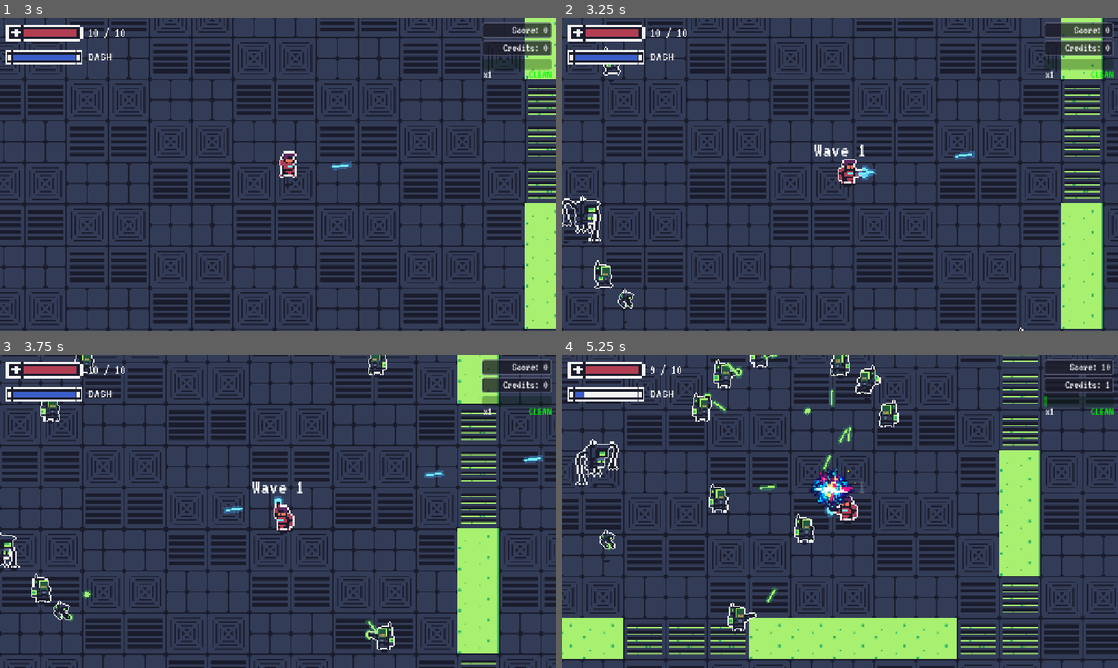
Above: before the commit, frames 1-4 (two rows, left to right).
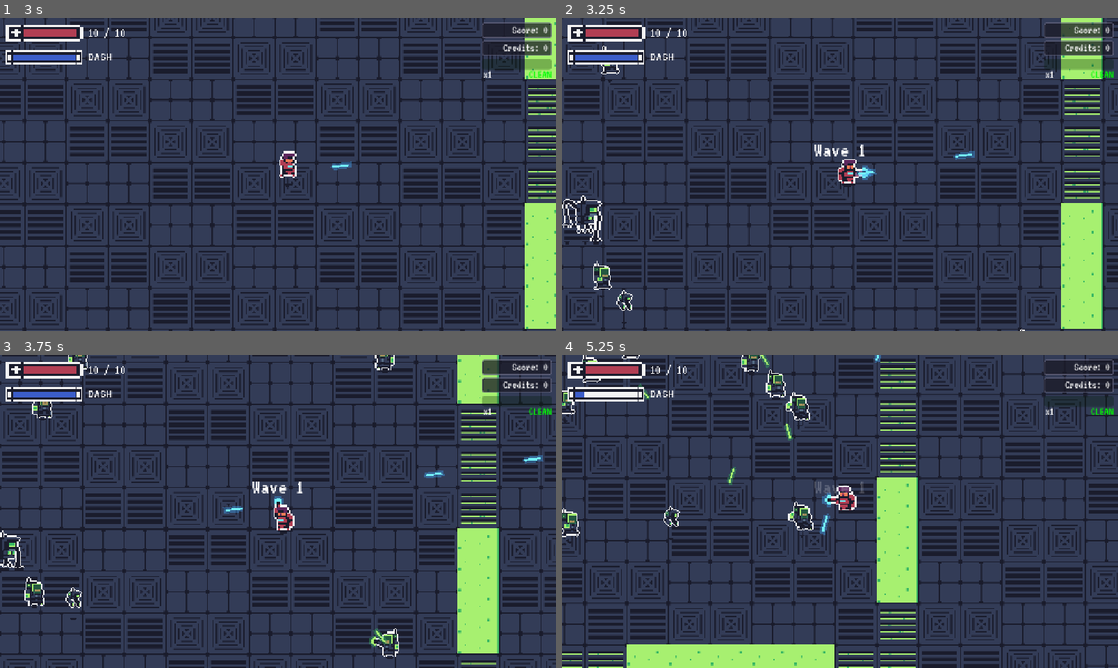
Above: after the commit, the same moments.

Repository: Gubari/ScreenRot
Game: Godot game, scene res://scenes/game.tscn
Two runs of this game, one before a commit and one after it. Both use one fixed random seed, a clock stepped at 60 frames per second and the inputs below. This scene is started directly instead of the project's main scene.
Inputs (mouse positions are in pixels of both pictures, inside the frame that each line leads up to):
- Up to frame 1 (3 s): click ">" at 0.5 s; click "<" at 1.25 s; click "X" at 2 s; tap Enter at 2.75 s; move the mouse to (400, 158) at 2.77 s; press the mouse at (400, 158) at 2.78 s; hold D (move_right) from 2.78 s (still down); tap Space (defrag) at 2.85 s
- Up to frame 2 (3.25 s): keep holding D (move_right)
- Up to frame 3 (3.75 s): move the mouse to (166, 527) at 3.52 s; release D (move_right) at 3.53 s; release the mouse at (166, 527) at 3.53 s; hold S (move_down) from 3.53 s (still down); click (166, 527) at 3.6 s
- Up to frame 4 (5.25 s): tap Space (defrag) at 3.8, 5.1 s; move the mouse to (895, 442) at 4.27 s; release S (move_down) at 4.28 s; press the mouse at (895, 442) at 4.28 s; hold D (move_right) 4.28-5.03 s; tap Shift (dash) at 4.35 s; move the mouse to (812, 574) at 5.02 s; release the mouse at (812, 574) at 5.03 s; hold W (move_up) from 5.03 s (still down); click (812, 574) at 5.17 s

Frame 1 is identical in both runs. In frame 2, 0.7% of the frame differs, in the area x 0-84%, y 2-100%; in frame 3, 1.8%; in frame 4, 50%, in the area x 0-100%, y 0-100%.

Commit message:
Popravljen debris i muhe.

Diff:
--- a/project.godot
+++ b/project.godot
@@ -81,6 +81,7 @@
 2d_physics/layer_2="enemies"
 2d_physics/layer_3="player_bullets"
 2d_physics/layer_4="enemy_bullets"
+2d_physics/layer_5="terrain"
 
 [rendering]
 
--- a/scenes/enemies/bit_bug.tscn
+++ b/scenes/enemies/bit_bug.tscn
@@ -165,27 +165,29 @@
 texture_filter = 1
 scale = Vector2(1.9155378, 1.9155378)
 collision_layer = 2
-collision_mask = 2
+collision_mask = 3
 script = ExtResource("1_script")
+shoot_range = 330.0
+keep_distance = 250.0
+retreat_clearance_px = 50.0
 max_hp = 2
-move_speed = 300.0
+move_speed = 280.0
 enemy_type = "bit_bug"
 
 [node name="Sprite" type="AnimatedSprite2D" parent="." unique_id=1756659708]
 texture_filter = 1
 scale = Vector2(0.455, 0.455)
 sprite_frames = SubResource("SpriteFrames_main")
-animation = &"idle"
+animation = &"shoot"
 autoplay = "walk"
-frame_progress = 0.2679644
+frame = 3
+frame_progress = 1.0
 
 [node name="CollisionShape2D" type="CollisionShape2D" parent="." unique_id=1070842280]
-visible = false
 position = Vector2(0, -5)
 shape = SubResource("CircleShape2D_body")
 
 [node name="Hitbox" type="Area2D" parent="." unique_id=1610743551]
-visible = false
 collision_layer = 2
 
 [node name="HitboxShape" type="CollisionShape2D" parent="Hitbox" unique_id=986168555]
--- a/scenes/enemies/bloatware_boss.tscn
+++ b/scenes/enemies/bloatware_boss.tscn
@@ -268,7 +268,7 @@
 texture_filter = 1
 scale = Vector2(1.9163929, 1.9523907)
 collision_layer = 2
-collision_mask = 2
+collision_mask = 18
 script = ExtResource("1_boss")
 bullet_damage = 2
 p1_shrink_rate = 4.0
--- a/scenes/enemies/pixel_grunt.tscn
+++ b/scenes/enemies/pixel_grunt.tscn
@@ -169,11 +169,10 @@
 texture_filter = 1
 scale = Vector2(1.8400004, 1.8400004)
 collision_layer = 2
-collision_mask = 2
+collision_mask = 18
 script = ExtResource("1_script")
-shoot_range = 400.0
 max_hp = 3
-move_speed = 210.0
+move_speed = 180.0
 
 [node name="Sprite" type="AnimatedSprite2D" parent="." unique_id=189877093]
 texture_filter = 1
--- a/scenes/enemies/static_walker.tscn
+++ b/scenes/enemies/static_walker.tscn
@@ -49,11 +49,11 @@
 texture_filter = 1
 scale = Vector2(2.2427084, 2.24)
 collision_layer = 2
-collision_mask = 2
+collision_mask = 18
 script = ExtResource("1_walker")
 zig_zag_interval = 0.5
-max_hp = 6
-move_speed = 100.0
+max_hp = 9
+move_speed = 120.0
 score_value = 20
 enemy_type = "static_walker"
 
--- a/scenes/enemies/toxic_fly.tscn
+++ b/scenes/enemies/toxic_fly.tscn
@@ -48,7 +48,7 @@
 [node name="ToxicFly" type="CharacterBody2D" unique_id=152338781]
 scale = Vector2(1.7200003, 1.7200003)
 collision_layer = 2
-collision_mask = 2
+collision_mask = 3
 script = ExtResource("1_fly")
 move_speed = 350.0
 
--- a/scenes/enemies/toxic_fly_egg.tscn
+++ b/scenes/enemies/toxic_fly_egg.tscn
@@ -110,7 +110,7 @@
 [node name="ToxicFlyEgg" type="CharacterBody2D" unique_id=1179409325]
 scale = Vector2(2.16, 2.16)
 collision_layer = 2
-collision_mask = 2
+collision_mask = 18
 script = ExtResource("1_egg")
 
 [node name="Sprite" type="AnimatedSprite2D" parent="." unique_id=1956229847]
--- a/scenes/player/player.tscn
+++ b/scenes/player/player.tscn
@@ -277,7 +277,7 @@
 [node name="Player" type="CharacterBody2D" unique_id=1085202173]
 texture_filter = 1
 scale = Vector2(1.5999995, 1.5999995)
-collision_mask = 2
+collision_mask = 18
 script = ExtResource("1_player")
 fire_rate = 0.3
 bullet_damage = 2
--- a/scenes/player/player_blue.tscn
+++ b/scenes/player/player_blue.tscn
@@ -277,7 +277,7 @@
 [node name="Player" type="CharacterBody2D" unique_id=1085202173]
 texture_filter = 1
 scale = Vector2(1.5999995, 1.5999995)
-collision_mask = 2
+collision_mask = 18
 script = ExtResource("1_player")
 fire_rate = 0.3
 bullet_damage = 2
--- a/scenes/player/player_green.tscn
+++ b/scenes/player/player_green.tscn
@@ -277,7 +277,7 @@
 [node name="Player" type="CharacterBody2D" unique_id=1085202173]
 texture_filter = 1
 scale = Vector2(1.5999995, 1.5999995)
-collision_mask = 2
+collision_mask = 18
 script = ExtResource("1_player")
 fire_rate = 0.3
 bullet_damage = 2
--- a/scenes/player/player_grey.tscn
+++ b/scenes/player/player_grey.tscn
@@ -277,7 +277,7 @@
 [node name="Player" type="CharacterBody2D" unique_id=1085202173]
 texture_filter = 1
 scale = Vector2(1.5999995, 1.5999995)
-collision_mask = 2
+collision_mask = 18
 script = ExtResource("1_player")
 fire_rate = 0.3
 bullet_damage = 2
--- a/scenes/player/player_heavy.tscn
+++ b/scenes/player/player_heavy.tscn
@@ -277,7 +277,7 @@
 [node name="Player" type="CharacterBody2D" unique_id=1079312927]
 texture_filter = 1
 scale = Vector2(1.36, 1.36)
-collision_mask = 2
+collision_mask = 18
 script = ExtResource("1_player")
 move_speed = 200.0
 fire_rate = 0.7
--- a/scenes/player/player_heavy_blue.tscn
+++ b/scenes/player/player_heavy_blue.tscn
@@ -277,7 +277,7 @@
 [node name="Player" type="CharacterBody2D" unique_id=1079312927]
 texture_filter = 1
 scale = Vector2(1.36, 1.36)
-collision_mask = 2
+collision_mask = 18
 script = ExtResource("1_player")
 move_speed = 200.0
 fire_rate = 0.7
--- a/scenes/player/player_heavy_green.tscn
+++ b/scenes/player/player_heavy_green.tscn
@@ -277,7 +277,7 @@
 [node name="Player" type="CharacterBody2D" unique_id=1079312927]
 texture_filter = 1
 scale = Vector2(1.36, 1.36)
-collision_mask = 2
+collision_mask = 18
 script = ExtResource("1_player")
 move_speed = 200.0
 fire_rate = 0.7
--- a/scenes/player/player_heavy_grey.tscn
+++ b/scenes/player/player_heavy_grey.tscn
@@ -277,7 +277,7 @@
 [node name="Player" type="CharacterBody2D" unique_id=1079312927]
 texture_filter = 1
 scale = Vector2(1.36, 1.36)
-collision_mask = 2
+collision_mask = 18
 script = ExtResource("1_player")
 move_speed = 200.0
 fire_rate = 0.7
--- a/scripts/effects/debris_overlay.gd
+++ b/scripts/effects/debris_overlay.gd
@@ -5,6 +5,13 @@
 ## Pixel size of one debris piece on screen (matches _spawn_glitch_block scaling).
 ## Base 80; +120% (tj. 220% od baze) = 80 * 2.2.
 @export var block_size: int = 110
+## Nasumični pomeraj oko mesta ubistva da se više komada ne talože potpuno isto (0 / max<=min = isključeno).
+@export var debris_spread_min_px: float = 10.0
+@export var debris_spread_max_px: float = 64.0
+## Deo površine komada koji mora da bude u viewport-u; ispod toga minimalno vučemo ka ivici ekrana (ne ka centru), pa ceo unutra.
+@export var debris_viewport_min_fraction: float = 0.5
+## Korak za probne pozicije oko ubistva (popunjavanje praznog grid-a); obično tracker_cell_size ili ~polovina block_size.
+@export var debris_place_search_step_px: float = 0.0
 ## Grid cell size in pixels for coverage tracking (smaller = more accurate, slightly more work).
 @export var tracker_cell_size: int = 16
 @export var glitch_anim_texture_path: String = "res://scenes/effects/glitch_animation.png"
@@ -107,8 +114,9 @@
 func add_debris(world_pos: Vector2, _enemy_type: String) -> void:
 	# Convert world position to screen position (CanvasLayer uses screen coords)
 	var screen_pos := _world_to_screen(world_pos)
-	_spawn_glitch_block(screen_pos)
-	_mark_debris_coverage(screen_pos)
+	var placed := _spread_debris_screen_pos(screen_pos)
+	_spawn_glitch_block(placed)
+	_mark_debris_coverage(placed)
 	debris_changed.emit(debris_percent)
 
 func _world_to_screen(world_pos: Vector2) -> Vector2:
@@ -117,6 +125,139 @@
 		var vp_size := get_viewport().get_visible_rect().size
 		return world_pos - camera.global_position + vp_size / 2.0
 	return world_pos
+
+
+func _debris_rect_at_center(center: Vector2) -> Rect2:
+	var half := float(block_size) * 0.5
+	return Rect2(center.x - half, center.y - half, float(block_size), float(block_size))
+
+
+func _debris_viewport_overlap_fraction(center: Vector2, view: Rect2) -> float:
+	var inter := _debris_rect_at_center(center).intersection(view)
+	if inter.size.x <= 0.0 or inter.size.y <= 0.0:
+		return 0.0
+	var total := float(block_size * block_size)
+	return (inter.size.x * inter.size.y) / total
+
+
+func _rect_closest_point(rect: Rect2, p: Vector2) -> Vector2:
+	var ax := clampf(p.x, rect.position.x, rect.position.x + rect.size.x)
+	var ay := clampf(p.y, rect.position.y, rect.position.y + rect.size.y)
+	return Vector2(ax, ay)
+
+
+func _count_empty_cells_under_debris_center(center: Vector2) -> int:
+	if _grid_cols < 1 or _grid_rows < 1:
+		return 0
+	var half := float(block_size) * 0.5
+	var r := Rect2(center.x - half, center.y - half, float(block_size), float(block_size))
+	var cs := float(maxi(tracker_cell_size, 1))
+	var x0: int = clampi(int(floor(r.position.x / cs)), 0, _grid_cols - 1)
+	var y0: int = clampi(int(floor(r.position.y / cs)), 0, _grid_rows - 1)
+	var x1: int = clampi(int(floor((r.position.x + r.size.x - 0.001) / cs)), 0, _grid_cols - 1)
+	var y1: int = clampi(int(floor((r.position.y + r.size.y - 0.001) / cs)), 0, _grid_rows - 1)
+	var n: int = 0
+	for gy in range(y0, y1 + 1):
+		var row_off: int = gy * _grid_cols
+		for gx in range(x0, x1 + 1):
+			if _grid[row_off + gx] == 0:
+				n += 1
+	return n
+
+
+func _clamp_debris_center_fully_inside(p: Vector2, view: Rect2, edge_margin: float) -> Vector2:
+	var half := float(block_size) * 0.5
+	var min_x := view.position.x + half + edge_margin
+	var max_x := view.position.x + view.size.x - half - edge_margin
+	var min_y := view.position.y + half + edge_margin
+	var max_y := view.position.y + view.size.y - half - edge_margin
+	var out := p
+	if max_x >= min_x:
+		out.x = clampf(out.x, min_x, max_x)
+	else:
+		out.x = view.position.x + view.size.x * 0.5
+	if max_y >= min_y:
+		out.y = clampf(out.y, min_y, max_y)
+	else:
+		out.y = view.position.y + view.size.y * 0.5
+	return out
+
+
+func _minimal_fit_to_viewport(candidate: Vector2, view: Rect2) -> Vector2:
+	var need := clampf(debris_viewport_min_fraction, 0.0, 1.0)
+	if _debris_viewport_overlap_fraction(candidate, view) >= need:
+		return candidate
+	var anchor := _rect_closest_point(view, candidate)
+	const NUDGE_STEPS: int = 40
+	for i in range(1, NUDGE_STEPS + 1):
+		var t := float(i) / float(NUDGE_STEPS)
+		var p_try := candidate.lerp(anchor, t)
+		if _debris_viewport_overlap_fraction(p_try, view) >= need:
+			return p_try
+	return _clamp_debris_center_fully_inside(candidate, view, 4.0)
+
+
+func _ensure_viewport_overlap(p: Vector2, view: Rect2) -> Vector2:
+	var need := clampf(debris_viewport_min_fraction, 0.0, 1.0)
+	var fitted := _minimal_fit_to_viewport(p, view)
+	if _debris_viewport_overlap_fraction(fitted, view) >= need:
+		return fitted
+	return _clamp_debris_center_fully_inside(p, view, 4.0)
+
+
+func _spread_debris_screen_pos(base: Vector2) -> Vector2:
+	var vr := get_viewport().get_visible_rect()
+	var view := Rect2(vr.position, vr.size)
+	var need := clampf(debris_viewport_min_fraction, 0.0, 1.0)
+	var step := debris_place_search_step_px
+	if step <= 0.0:
+		step = float(maxi(tracker_cell_size, 8))
+
+	var candidates: Array[Vector2] = []
+	candidates.append(base)
+
+	var r_max := maxf(debris_spread_max_px, 0.0)
+	var r_min := clampf(debris_spread_min_px, 0.0, r_max)
+	if r_max > 0.001:
+		for _k in range(5):
+			var ang := randf() * TAU
+			var rad := randf_range(r_min, r_max)
+			candidates.append(base + Vector2(cos(ang), sin(ang)) * rad)
+		for j in range(8):
+			var a := float(j) * TAU / 8.0
+			var d := Vector2(cos(a), sin(a))
+			if r_min > 0.5:
+				candidates.append(base + d * r_min)
+			candidates.append(base + d * r_max)
+
+	var card8: Array[Vector2] = [
+		Vector2(1, 0), Vector2(-1, 0), Vector2(0, 1), Vector2(0, -1),
+		Vector2(1, 1).normalized(), Vector2(1, -1).normalized(),
+		Vector2(-1, 1).normalized(), Vector2(-1, -1).normalized(),
+	]
+	for mult in [1.0, 2.0, 3.0]:
+		var s: float = step * float(mult)
+		for d in card8:
+			candidates.append(base + d * s)
+
+	var best_pos: Vector2 = base
+	var best_empty: int = -1
+	var best_d2: float = INF
+
+	for raw in candidates:
+		var fitted := _ensure_viewport_overlap(raw, view)
+		if _debris_viewport_overlap_fraction(fitted, view) < need:
+			continue
+		var ec := _count_empty_cells_under_debris_center(fitted)
+		var d2 := base.distance_squared_to(fitted)
+		if ec > best_empty or (ec == best_empty and d2 < best_d2):
+			best_empty = ec
+			best_d2 = d2
+			best_pos = fitted
+
+	if best_empty < 0:
+		return _clamp_debris_center_fully_inside(base, view, 4.0)
+	return best_pos
 
 func defrag_clear(percent_to_clear: float = 35.0) -> void:
 	var children := debris_root.get_children()
--- a/scripts/enemies/bit_bug.gd
+++ b/scripts/enemies/bit_bug.gd
@@ -9,11 +9,19 @@
 @export var projectile_damage: int = 1
 @export var projectile_speed: float = 320.0
 @export var muzzle_offset: Vector2 = Vector2(15.0, -5.0)
+## Izbegava brzo prebacivanje flip_h kad je igrač skoro ispod/iznad (isto X) — izgleda kao twitch pri horizontalnom hodu.
+@export var flip_hysteresis_px: float = 24.0
+## Kad igrač uđe preblizu, dron se odmakne dok ne bude ovaj mnogo veći od keep_distance — inače se šiba između „stani / povuci“ (pixel po pixel).
+@export var retreat_clearance_px: float = 72.0
+## Posle što igrač bude predaleko (van shoot_range), dron prvo dođe u opseg i ovoliko (s) čeka pre prvog pucnja.
+@export var reengage_shoot_delay: float = 0.55
 
 var _shoot_timer: float = 0.0
 var _shoot_anim_timer: float = 0.0
 var _is_shooting_anim: bool = false
-var jitter_offset: Vector2 = Vector2.ZERO
+var _retreat_latched: bool = false
+var _reengage_armed: bool = true
+var _reengage_timer: float = 0.0
 
 func _ready() -> void:
 	enemy_type = "bit_bug"
@@ -22,6 +30,8 @@
 func _physics_process(delta: float) -> void:
 	super._physics_process(delta)
 	_update_shoot(delta)
+	# _update_shoot menja _is_shooting_anim posle do_movement() u super-u — osveži animaciju u istom frejmu.
+	_update_animation(get_node_or_null("Sprite") as AnimatedSprite2D)
 
 func _update_shoot(delta: float) -> void:
 	if not player or not is_instance_valid(player):
@@ -35,7 +45,20 @@
 	_shoot_timer -= delta
 
 	var dist := global_position.distance_to(player.global_position)
-	if dist <= shoot_range and dist >= keep_distance and _shoot_timer <= 0.0:
+	var in_shoot_band := dist <= shoot_range and dist >= keep_distance
+
+	if dist > shoot_range:
+		_reengage_armed = false
+		_reengage_timer = 0.0
+
+	if in_shoot_band and not _reengage_armed:
+		if _reengage_timer <= 0.0:
+			_reengage_timer = maxf(reengage_shoot_delay, 0.0)
+		_reengage_timer -= delta
+		if _reengage_timer <= 0.0:
+			_reengage_armed = true
+
+	if in_shoot_band and _reengage_armed and _shoot_timer <= 0.0:
 		_fire()
 		_shoot_timer = shoot_cooldown
 		_shoot_anim_timer = shoot_anim_duration
@@ -66,46 +89,66 @@
 		return
 
 	var dist := global_position.distance_to(player.global_position)
-	jitter_offset = Vector2(randf_range(-0.3, 0.3), randf_range(-0.3, 0.3))
+	var raw_clear := keep_distance + maxf(retreat_clearance_px, 0.0)
+	var clear_dist: float = minf(raw_clear, shoot_range - 4.0)
+	if clear_dist <= keep_distance:
+		clear_dist = keep_distance + (shoot_range - keep_distance) * 0.35
 
 	var desired_velocity: Vector2
-	if dist < keep_distance:
-		# Preblizu — odmakni se od igrača
-		var away := (global_position - player.global_position).normalized()
-		var dir_away := (away + jitter_offset).normalized()
-		desired_velocity = MovementFormula.velocity(dir_away, move_speed)
-	elif dist > shoot_range:
-		# Predaleko — priđi u range
+	if dist > shoot_range:
+		_retreat_latched = false
 		var toward := get_nav_direction()
-		var dir_in := (toward + jitter_offset).normalized()
-		desired_velocity = MovementFormula.velocity(dir_in, move_speed)
+		desired_velocity = MovementFormula.velocity(toward, move_speed)
+	elif _retreat_latched:
+		if dist >= clear_dist:
+			_retreat_latched = false
+			desired_velocity = Vector2.ZERO
+		else:
+			var away := (global_position - player.global_position).normalized()
+			desired_velocity = MovementFormula.velocity(away, move_speed)
 	else:
-		# U sweet spotu — lagano kruži / drift
-		desired_velocity = MovementFormula.velocity(jitter_offset, move_speed, 0.3)
-	if nav_agent and nav_agent.avoidance_enabled:
-		nav_agent.set_velocity(desired_velocity)
+		if dist < keep_distance:
+			_retreat_latched = true
+			var away2 := (global_position - player.global_position).normalized()
+			desired_velocity = MovementFormula.velocity(away2, move_speed)
+		else:
+			desired_velocity = Vector2.ZERO
+
+	var holding_still := desired_velocity.length_squared() < 1.0
+	if nav_agent:
+		if holding_still:
+			nav_agent.avoidance_enabled = false
+			velocity = Vector2.ZERO
+		else:
+			nav_agent.avoidance_enabled = true
+			nav_agent.set_velocity(desired_velocity)
 	else:
 		velocity = desired_velocity
 
 	var spr := get_node_or_null("Sprite") as AnimatedSprite2D
 	if spr and player and is_instance_valid(player):
-		spr.flip_h = player.global_position.x < global_position.x
-
-	_update_animation(spr)
+		var dx := player.global_position.x - global_position.x
+		var dead := maxf(flip_hysteresis_px, 0.0)
+		if dx < -dead:
+			spr.flip_h = true
+		elif dx > dead:
+			spr.flip_h = false
 
 func _update_animation(spr: AnimatedSprite2D) -> void:
-	if not spr:
+	if not spr or not spr.sprite_frames:
 		return
-	if not spr.is_playing() or spr.animation == "death":
+	# Samo smrt: ne mešaj. Nemoj is_playing() — za loop=false (shoot) posle kraja je false i nikad ne bismo vratili walk/idle.
+	if str(spr.animation) == "death":
 		return
 
-	if _is_shooting_anim:
-		if spr.animation != "shoot":
+	if _is_shooting_anim and spr.sprite_frames.has_animation("shoot"):
+		if str(spr.animation) != "shoot":
 			spr.play("shoot")
+		return
+
+	if velocity.length() > 10.0:
+		if str(spr.animation) != "walk":
+			spr.play("walk")
 	else:
-		if velocity.length() > 10.0:
-			if spr.animation != "walk":
-				spr.play("walk")
-		else:
-			if spr.animation != "idle":
-				spr.play("idle")
+		if str(spr.animation) != "idle":
+			spr.play("idle")
--- a/scripts/enemies/enemy_base.gd
+++ b/scripts/enemies/enemy_base.gd
@@ -179,8 +179,8 @@
 	# Give score to player
 	if player and player.has_method("add_score"):
 		player.add_score(score_value)
-	_try_drop_defrag()
-	_drop_coin()
+	var dropped_defrag := _try_drop_defrag()
+	_drop_coin(dropped_defrag)
 	queue_free()
 
 func _get_drop_rates() -> Dictionary:
@@ -191,7 +191,19 @@
 		return {"coin": wm.get_coin_drop_rate(wave), "defrag": wm.get_defrag_drop_rate(wave)}
 	return {"coin": 1.0, "defrag": 1.0}
 
-func _try_drop_defrag() -> void:
+func _snap_flyer_drop_to_floor(pos: Vector2) -> Vector2:
+	if enemy_type != "bit_bug" and enemy_type != "toxic_fly":
+		return pos
+	var scene := get_tree().current_scene
+	if not scene:
+		return pos
+	var dm: Variant = scene.get("dungeon_map")
+	if dm and dm.has_method("snap_to_walkable"):
+		return dm.snap_to_walkable(pos)
+	return pos
+
+
+func _try_drop_defrag() -> bool:
 	var chance := defrag_drop_chance
 	if player and "upgrade_defrag_drop_bonus" in player:
 		chance += player.upgrade_defrag_drop_bonus
@@ -199,16 +211,23 @@
 	if randf() < chance:
 		var scene: PackedScene = preload("res://scenes/effects/defrag_pickup.tscn")
 		var pickup = scene.instantiate()
-		pickup.global_position = global_position
+		pickup.global_position = _snap_flyer_drop_to_floor(global_position)
 		get_tree().current_scene.call_deferred("add_child", pickup)
-
-func _drop_coin() -> void:
+		return true
+	return false
+
+func _drop_coin(defrag_also_dropped: bool) -> void:
 	if randf() > _get_drop_rates().coin:
 		return
 	var scene: PackedScene = preload("res://scenes/effects/coin_pickup.tscn")
 	var coin = scene.instantiate()
-	var offset := Vector2(randf_range(-50, 50), randf_range(-50, 50))
-	coin.global_position = global_position + offset
+	var raw: Vector2
+	if defrag_also_dropped:
+		# Isti snap često stavi oba u istu ćeliju — odgurni ~jednu polovinu tile-a pre snap-a.
+		raw = global_position + Vector2(52.0, 0.0).rotated(randf() * TAU)
+	else:
+		raw = global_position + Vector2(randf_range(-50, 50), randf_range(-50, 50))
+	coin.global_position = _snap_flyer_drop_to_floor(raw)
 	get_tree().current_scene.call_deferred("add_child", coin)
 
 func _on_hit_player(body: Node2D) -> void:
--- a/scripts/map/map_generator.gd
+++ b/scripts/map/map_generator.gd
@@ -27,8 +27,20 @@
 func get_player_spawn() -> Vector2:
 	return Vector2(_map_rect.size.x / 2.0, _map_rect.size.y / 2.0)
 
+
+func _cell_from_world(world_pos: Vector2) -> Vector2i:
+	# Mora lokalno za TileMapLayer — DungeonMap može biti pomeren u sceni.
+	var local := floor_layer.to_local(world_pos)
+	return Vector2i(int(floor(local.x / float(TILE_SIZE))), int(floor(local.y / float(TILE_SIZE))))
+
+
+func _cell_center_global(cell: Vector2i) -> Vector2:
+	var local := Vector2((float(cell.x) + 0.5) * float(TILE_SIZE), (float(cell.y) + 0.5) * float(TILE_SIZE))
+	return floor_layer.to_global(local)
+
+
 func is_walkable(world_pos: Vector2) -> bool:
-	var cell := Vector2i(int(floor(world_pos.x / TILE_SIZE)), int(floor(world_pos.y / TILE_SIZE)))
+	var cell := _cell_from_world(world_pos)
 	# Not walkable if there's a wall tile here
 	if wall_layer.get_cell_source_id(cell) != -1:
 		return false
@@ -37,6 +49,26 @@
 		return false
 	# Must be on a floor tile
 	return floor_layer.get_cell_source_id(cell) != -1
+
+
+## Najbliže walkable polje (centar ćelije) — za pickupe koji bi inače pali na reku / zid.
+func snap_to_walkable(world_pos: Vector2, max_radius_cells: int = 56) -> Vector2:
+	if is_walkable(world_pos):
+		return world_pos
+	var origin := _cell_from_world(world_pos)
+	var cx := origin.x
+	var cy := origin.y
+	var max_r := maxi(max_radius_cells, 1)
+	for r in range(1, max_r + 1):
+		for dx in range(-r, r + 1):
+			for dy in range(-r, r + 1):
+				if maxi(abs(dx), abs(dy)) != r:
+					continue
+				var c := Vector2i(cx + dx, cy + dy)
+				var wp := _cell_center_global(c)
+				if is_walkable(wp):
+					return wp
+	return world_pos
 
 
 func _calc_map_rect() -> Rect2:
@@ -53,7 +85,8 @@
 
 func _build_collision() -> void:
 	var body := StaticBody2D.new()
-	body.collision_layer = 1 | 2
+	# Samo terrain (layer 5) — leteći neprijatelji nemaju terrain u maski, prolaze preko zelenih reka / zidova.
+	body.collision_layer = 1 << 4
 	body.collision_mask = 0
 	add_child(body)
 
